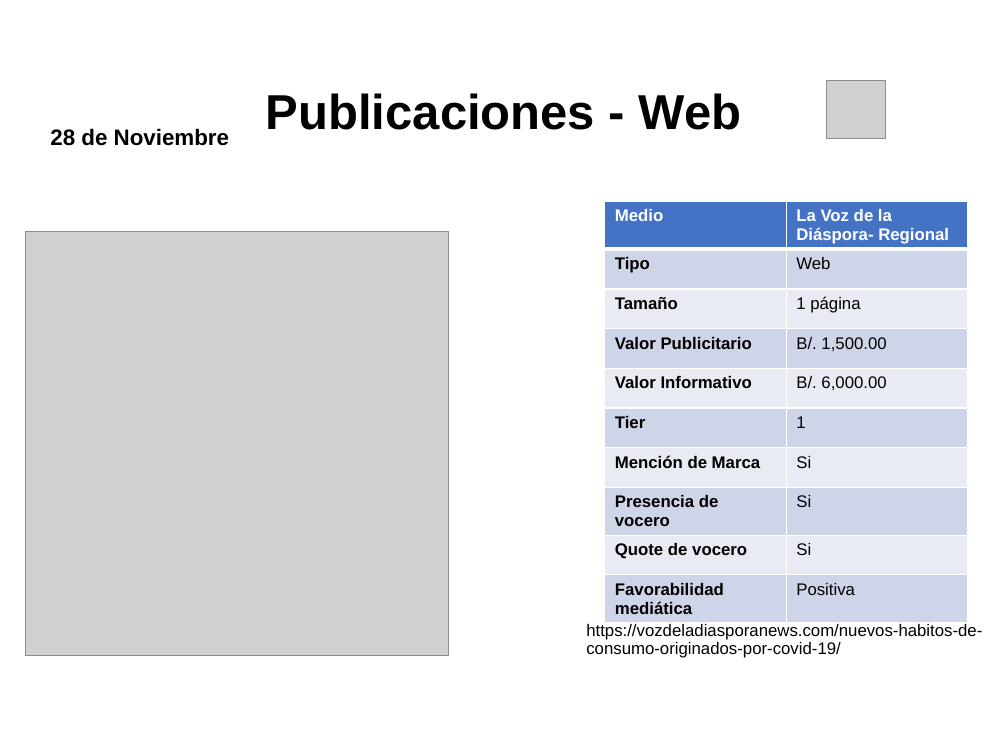
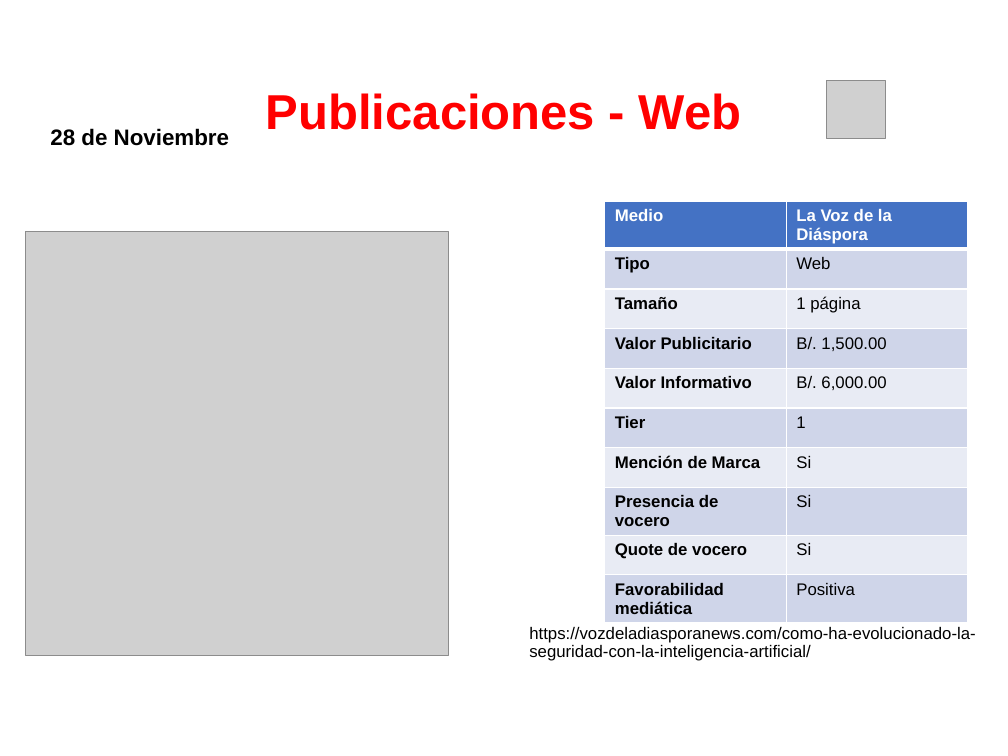
Before and after one commit to dgarci23/Report-Generator, a slide deck: slide 4 of Presentacion Terminada.pptx (slide 18 before the commit). Drawn at 1008x756 pixels with LibreOffice and Linux fonts; fonts in the diff are those of the drawing; grey boxes stand for pictures; background and template pictures are left out. Boxes give left, top, right and bottom in pixels: in the first picture for what was removed or moved away, otherwise in the second. Text is boxed around its words. In the diff, an @@ line names an element or a change of style, - is before the commit and + after.

```diff
--- a/Presentacion Terminada.pptx
+++ b/Presentacion Terminada.pptx
@@ title "Publicaciones - Web" at box(266, 93, 742, 130): text colour #000000 to #FF0000 @@
@@ table at box(605, 202, 968, 618) @@
-row 1, column 2: La Voz de la Diáspora- Regional
+row 1, column 2: La Voz de la Diáspora
@@ text at box(529, 627, 975, 661): text changed @@
-https://vozdeladiasporanews.com/nuevos-habitos-de-consumo-originados-por-covid-19/
+https://vozdeladiasporanews.com/como-ha-evolucionado-la-seguridad-con-la-inteligencia-artificial/
```
Also in this commit, not shown: 7 other slides changed, 29 slides removed, 2 other files.
